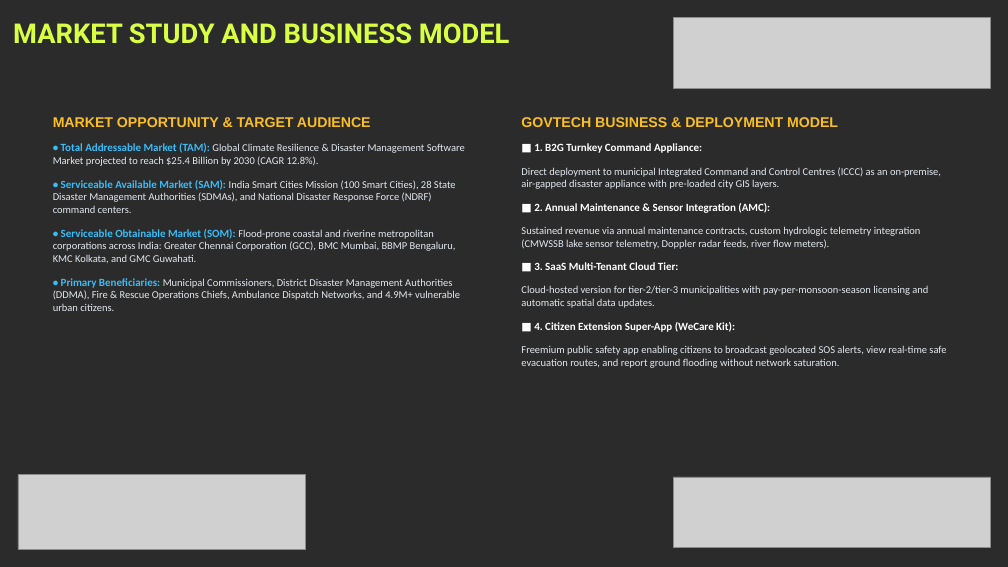
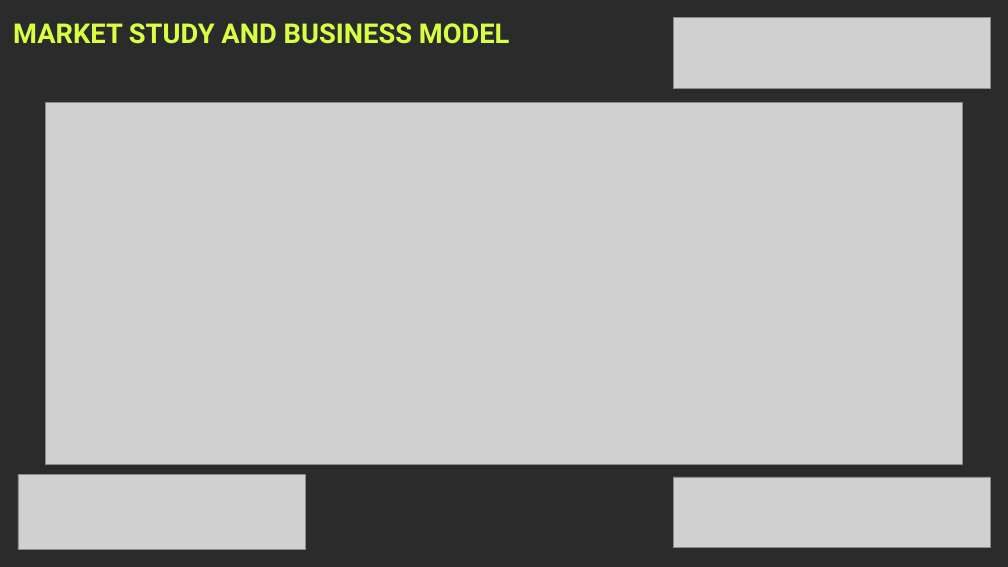
Before and after one commit to Vishnu-3727/nadi-net, a slide deck: slide 6 of NADI_NET_K_HACKS_Presentation.pptx. Drawn at 1008x567 pixels with LibreOffice and Linux fonts; fonts in the diff are those of the drawing; grey boxes stand for pictures; background and template pictures are left out; a plain dark background stands for a picture behind light text. Boxes give left, top, right and bottom in pixels: in the first picture for what was removed or moved away, otherwise in the second. Text is boxed around its words. In the diff, an @@ line names an element or a change of style, - is before the commit and + after.

```diff
--- a/NADI_NET_K_HACKS_Presentation.pptx
+++ b/NADI_NET_K_HACKS_Presentation.pptx
@@ picture added at (x1=45, y1=102, x2=963, y2=465) @@
@@ text removed at (x1=53, y1=117, x2=465, y2=311) @@
-MARKET OPPORTUNITY & TARGET AUDIENCE
-• Total Addressable Market (TAM): Global Climate Resilience & Disaster Management Software Market projected to reach $25.4 Billion by 2030 (CAGR 12.8%).
-• Serviceable Available Market (SAM): India Smart Cities Mission (100 Smart Cities), 28 State Disaster Management Authorities (SDMAs), and National Disaster Response Force (NDRF) command centers.
-• Serviceable Obtainable Market (SOM): Flood-prone coastal and riverine metropolitan corporations across India: Greater Chennai Corporation (GCC), BMC Mumbai, BBMP Bengaluru, KMC Kolkata, and GMC Guwahati.
-• Primary Beneficiaries: Municipal Commissioners, District Disaster Management Authorities (DDMA), Fire & Rescue Operations Chiefs, Ambulance Dispatch Networks, and 4.9M+ vulnerable urban citizens.
@@ text removed at (x1=521, y1=117, x2=946, y2=368) @@
-GOVTECH BUSINESS & DEPLOYMENT MODEL
-■ 1. B2G Turnkey Command Appliance:
-Direct deployment to municipal Integrated Command and Control Centres (ICCC) as an on-premise, air-gapped disaster appliance with pre-loaded city GIS layers.
-■ 2. Annual Maintenance & Sensor Integration (AMC):
-Sustained revenue via annual maintenance contracts, custom hydrologic telemetry integration (CMWSSB lake sensor telemetry, Doppler radar feeds, river flow meters).
-■ 3. SaaS Multi-Tenant Cloud Tier:
-Cloud-hosted version for tier-2/tier-3 municipalities with pay-per-monsoon-season licensing and automatic spatial data updates.
-■ 4. Citizen Extension Super-App (WeCare Kit):
-Freemium public safety app enabling citizens to broadcast geolocated SOS alerts, view real-time safe evacuation routes, and report ground flooding without network saturation.
```
Also in this commit, not shown: 6 other slides changed.
